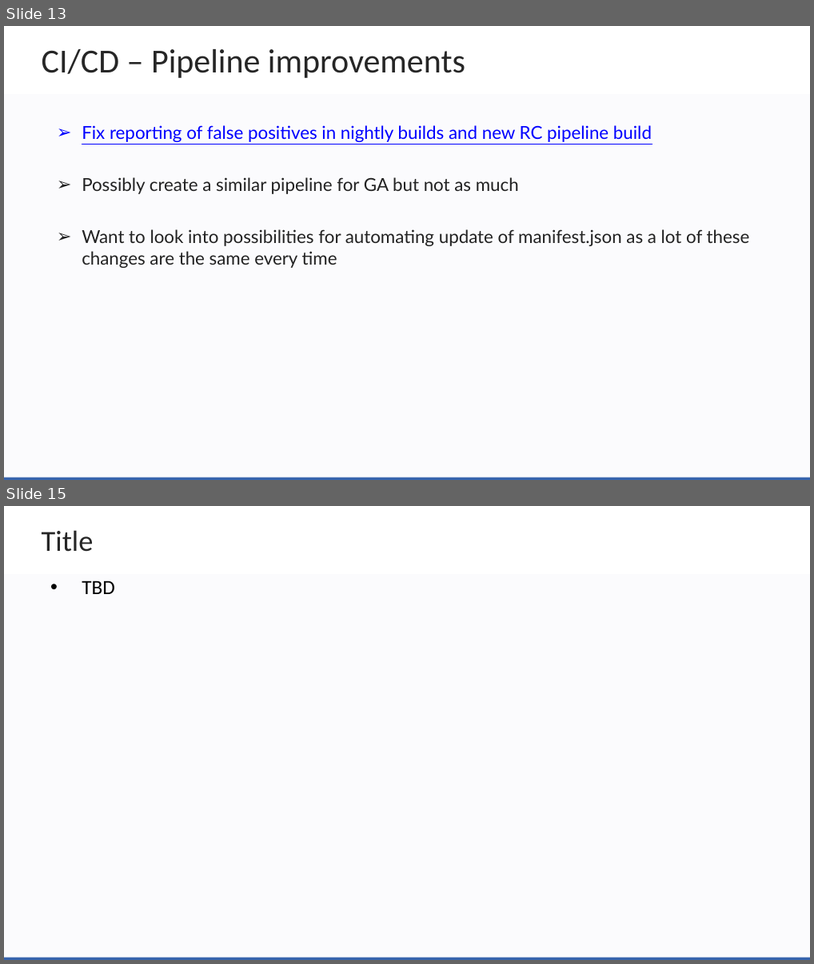
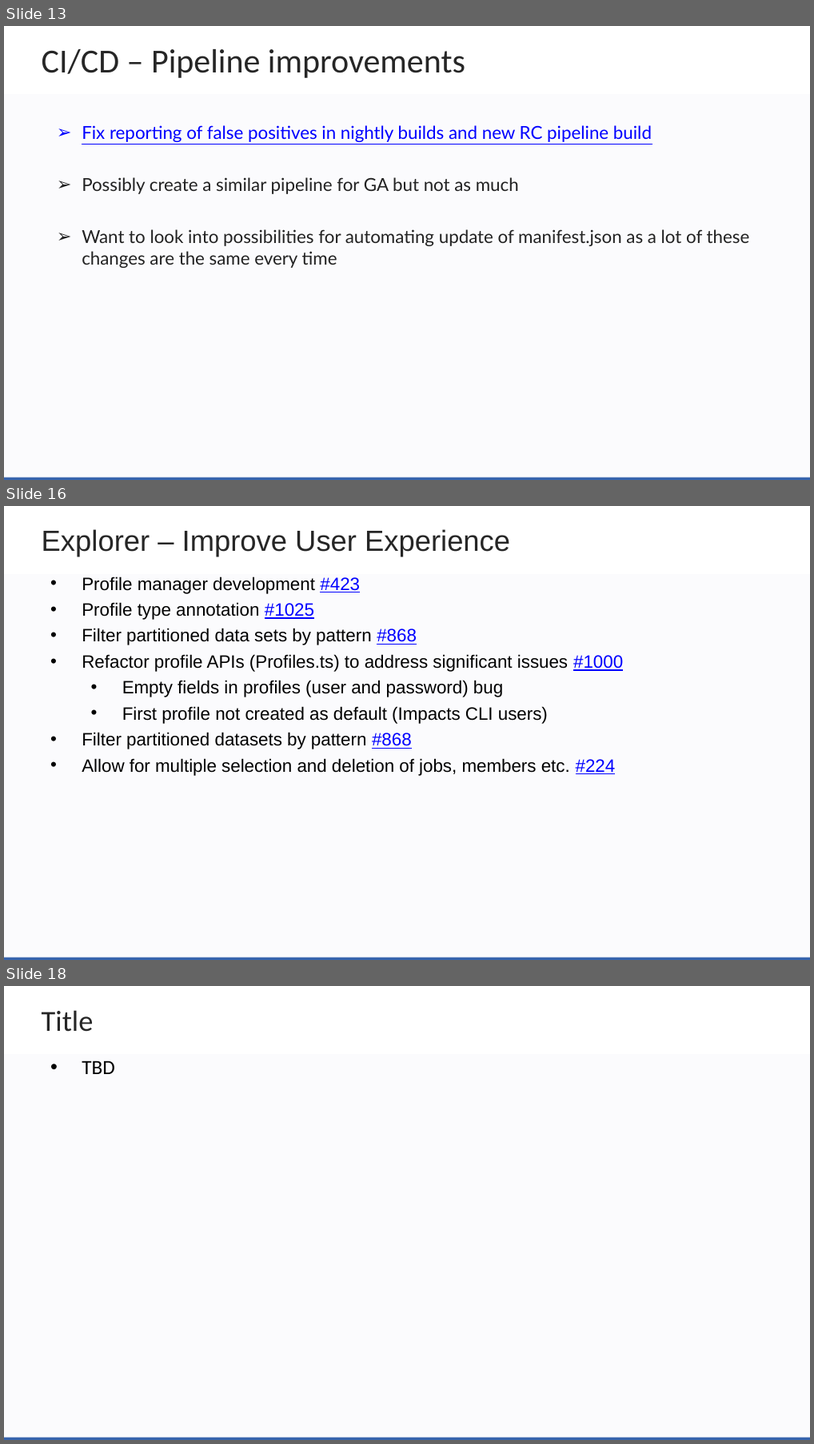
Before and after one commit to zowe/community, a slide deck: Project Management/PI Planning/20PI4 Planning/Zowe Community Squad Focus for 20PI4.pptx. Shown one above the other, each under a label of ours: slides 13 and 15 before the commit, slides 13, 16 and 18 after it; the slides between them are not shown. The pictures are 814x964 and 814x1444 pixels, drawn with LibreOffice and Linux fonts; fonts in the diff are those of the drawing; background and template pictures are left out. Boxes give left, top, right and bottom in pixels: in the first picture for what was removed or moved away, otherwise in the second. Text is boxed around its words. In the diff, an @@ line names an element or a change of style, - is before the commit and + after.

```diff
--- a/Project Management/PI Planning/20PI4 Planning/Zowe Community Squad Focus for 20PI4.pptx
+++ b/Project Management/PI Planning/20PI4 Planning/Zowe Community Squad Focus for 20PI4.pptx
@@ slide 16 added at box(4, 506, 810, 960), background #FFFFFF; not listed: 2 template elements that a slide beside it also shows @@
@@ text added at box(42, 529, 510, 557), 26 pt, text #262626 @@
+Explorer – Improve User Experience
@@ text added at box(82, 576, 623, 776), 16 pt, text #000000 @@
+• Profile manager development #423
+• Profile type annotation #1025
+• Filter partitioned data sets by pattern #868
+• Refactor profile APIs (Profiles.ts) to address significant issues #1000
+  • Empty fields in profiles (user and password) bug
+  • First profile not created as default (Impacts CLI users)
+• Filter partitioned datasets by pattern #868
+• Allow for multiple selection and deletion of jobs, members etc. #224
@@ what was slide 15 is now slide 18 @@
```
Also in this commit, not shown: 1 slide changed, 2 other slides added, 1 other file.
